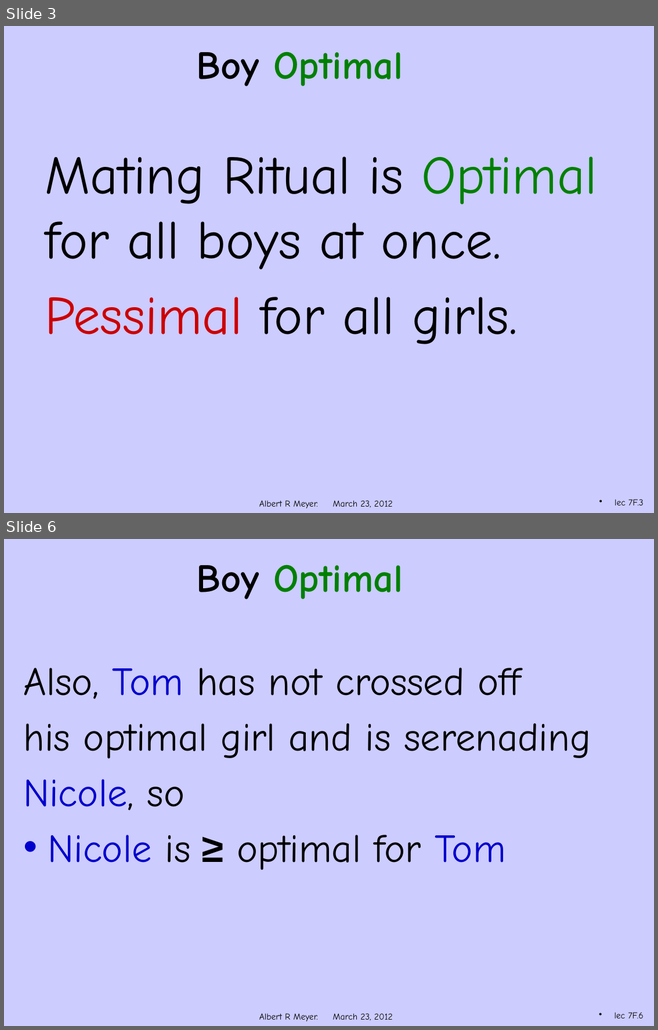
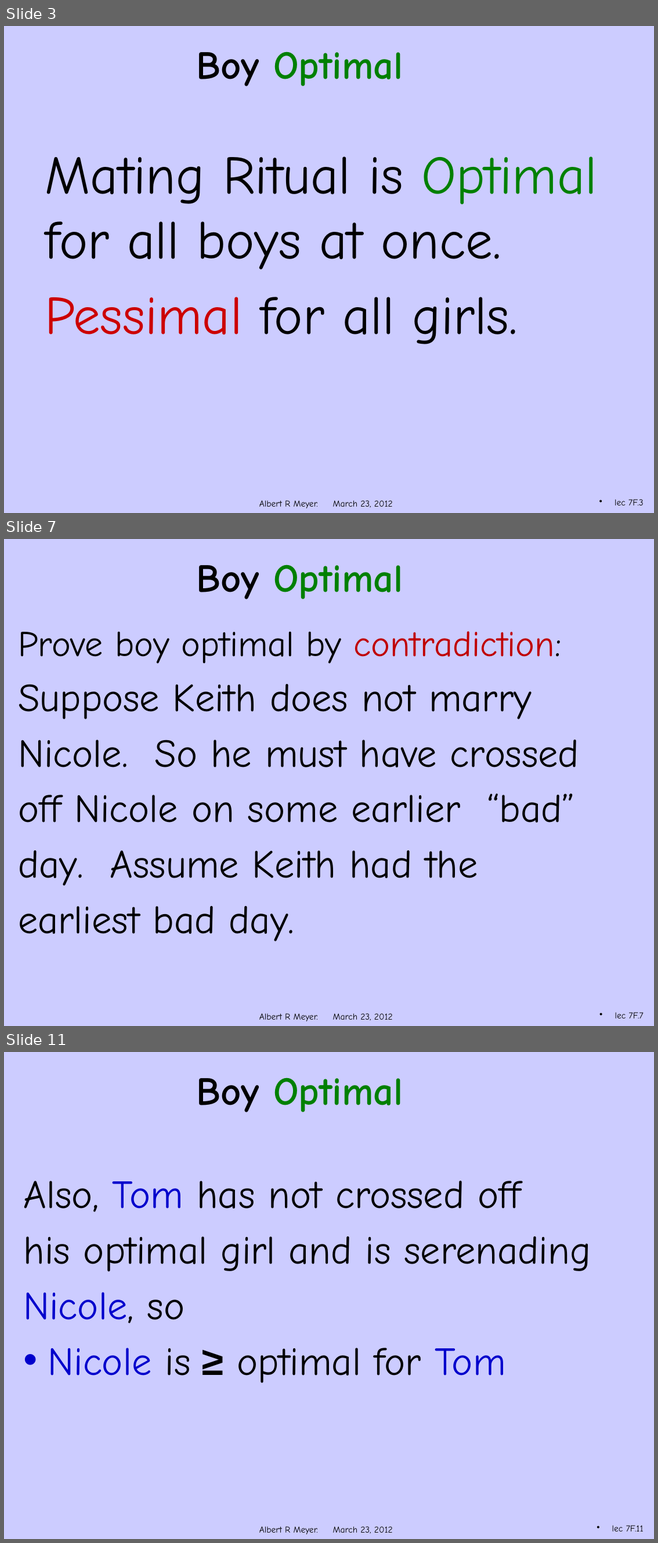
Before and after one commit to armeyer/mcs_web, a slide deck: spring12/slidesS12/stable-optimal.pptx. Shown one above the other, each under a label of ours: slides 3 and 6 before the commit, slides 3, 7 and 11 after it; the slides between them are not shown. The pictures are 658x1030 and 658x1543 pixels, drawn with LibreOffice and Linux fonts; fonts in the diff are those of the drawing; background and template pictures are left out. Boxes give left, top, right and bottom in pixels: in the first picture for what was removed or moved away, otherwise in the second. Text is boxed around its words. In the diff, an @@ line names an element or a change of style, - is before the commit and + after.

```diff
--- a/spring12/slidesS12/stable-optimal.pptx
+++ b/spring12/slidesS12/stable-optimal.pptx
@@ slide 7 added at (4,539,654,1026), background #CCCCFF; not listed: 1 template element that a slide beside it also shows @@
@@ title added at (197,565,403,599), 44 pt, text #008000, bold @@
+Boy Optimal
@@ text added at (18,631,579,942), 44 pt, text #000000 @@
+Prove boy optimal by contradiction:
+Suppose Keith does not marry
+Nicole. So he must have crossed
+off Nicole on some earlier “bad”
+day. Assume Keith had the
+earliest bad day.
@@ page number added at (615,1012,643,1019), 10 pt, text #000000 @@
+lec 7F.7
@@ what was slide 6 is now slide 11 @@
@@ page number at (612,1525,643,1532): text changed @@
-lec 7F.6
+lec 7F.11
```
Also in this commit, not shown: 3 slides changed, 4 other slides added.
